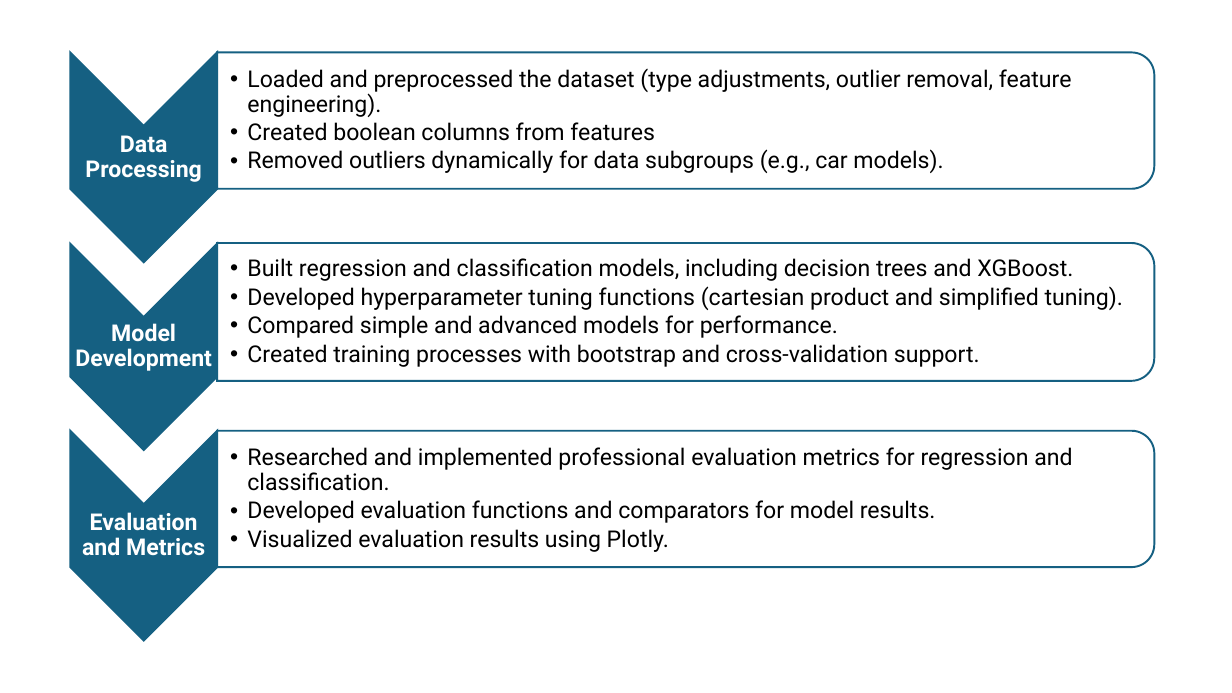
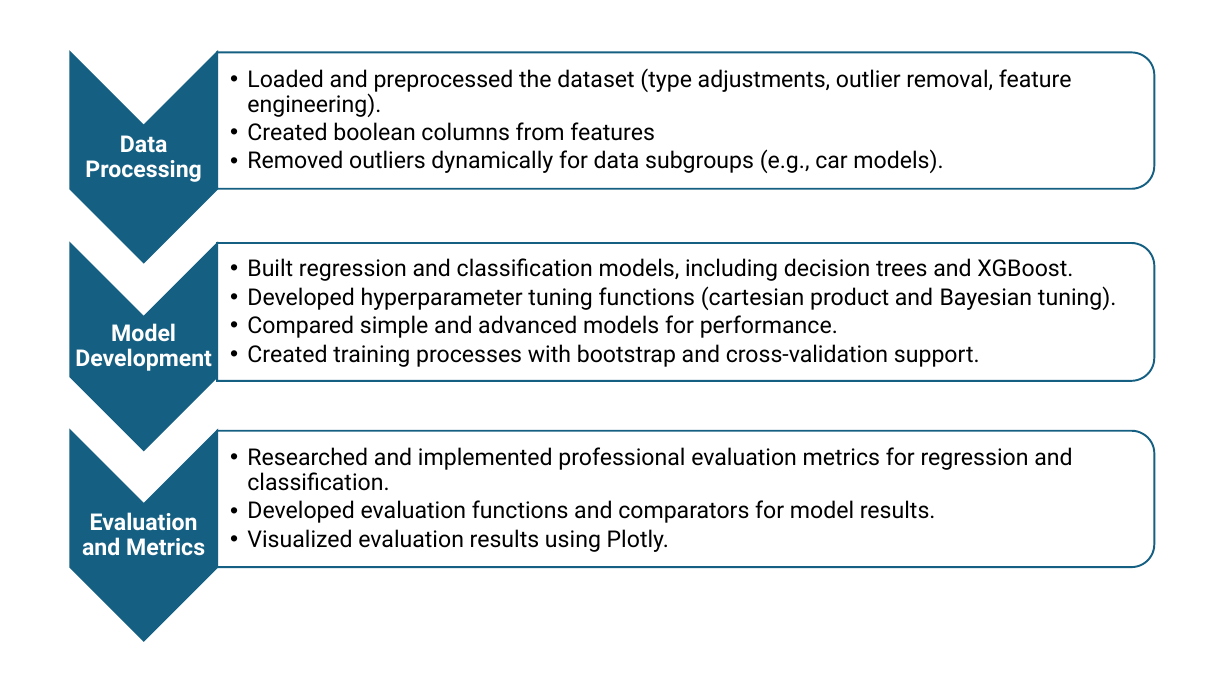
Before and after one commit to marcin-banak/wheel_of_fortune, a slide deck: slide 5 of presentations/Final presentation.pptx. Drawn at 1232x693 pixels with LibreOffice and Linux fonts; fonts in the diff are those of the drawing. Boxes give left, top, right and bottom in pixels: in the first picture for what was removed or moved away, otherwise in the second. Text is boxed around its words. In the diff, an @@ line names an element or a change of style, - is before the commit and + after.

```diff
--- a/presentations/Final presentation.pptx
+++ b/presentations/Final presentation.pptx
@@ text at (247,286,1116,310): text changed @@
-  • Developed hyperparameter tuning functions (cartesian product and simplified tuning).
+  • Developed hyperparameter tuning functions (cartesian product and Bayesian tuning).
```
Also in this commit, not shown: 3 other slides changed, 1 slide added.
